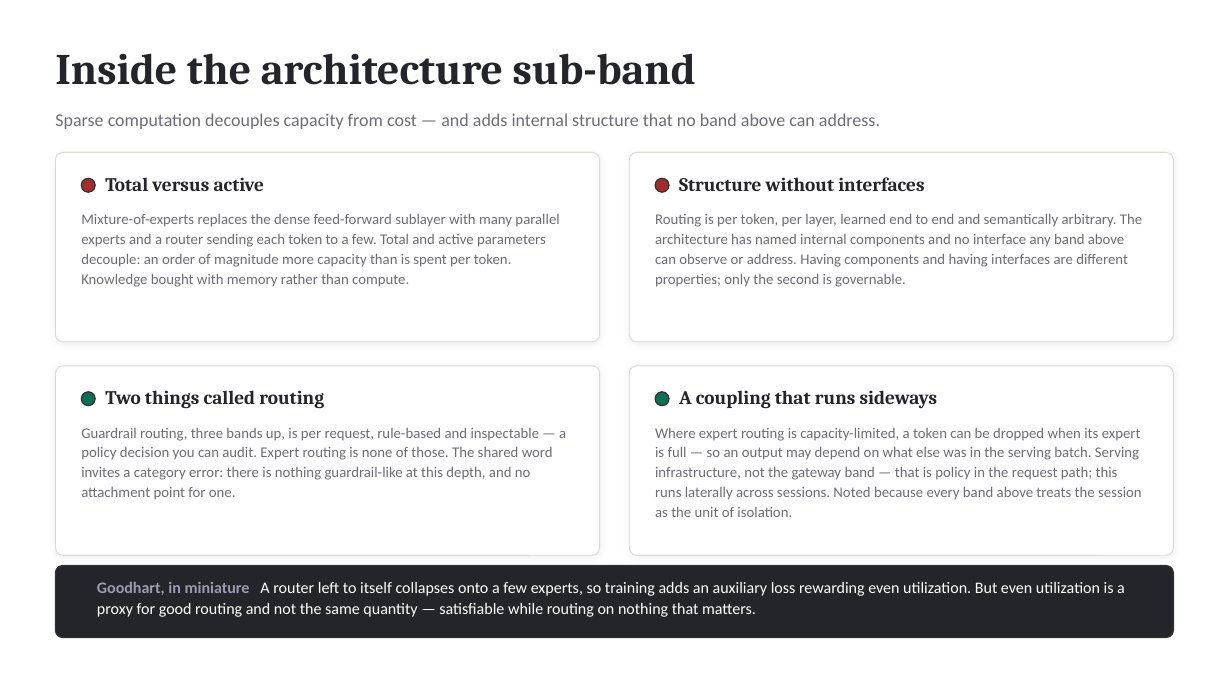
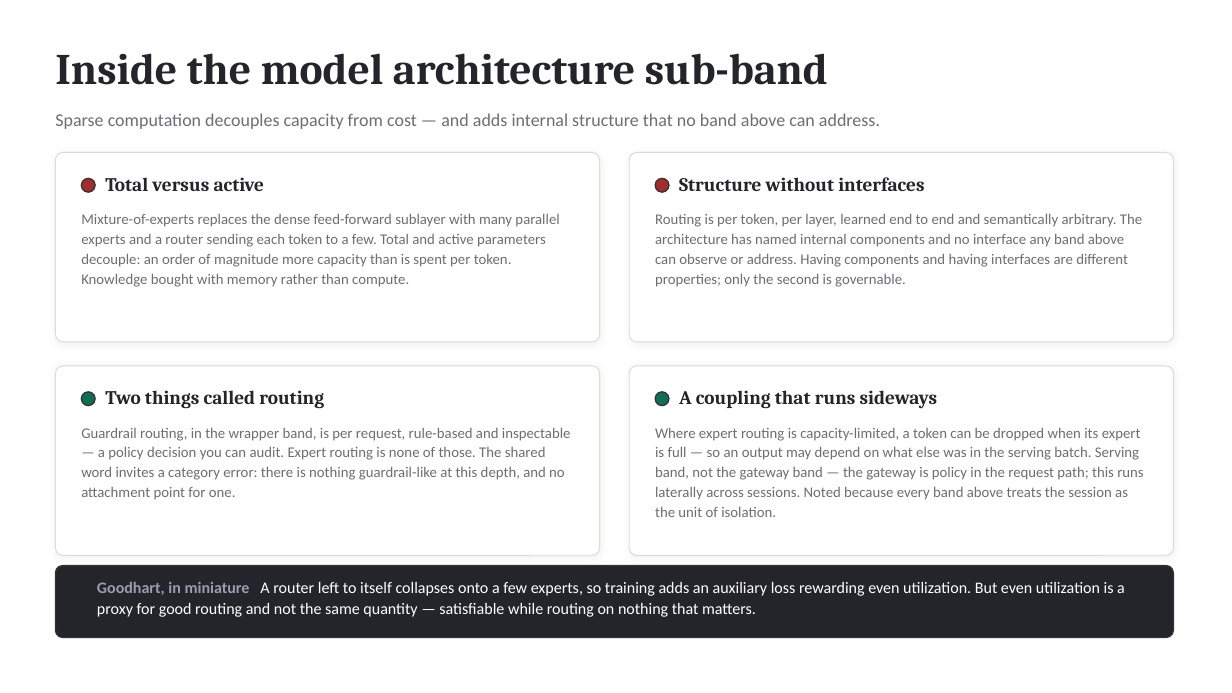
Before and after one commit to djc2002us/where-control-lives, a slide deck: slide 11 of where-control-lives-deck.pptx. Drawn at 1232x693 pixels with LibreOffice and Linux fonts; fonts in the diff are those of the drawing. Boxes give left, top, right and bottom in pixels: in the first picture for what was removed or moved away, otherwise in the second. Text is boxed around its words. In the diff, an @@ line names an element or a change of style, - is before the commit and + after.

```diff
--- a/where-control-lives-deck.pptx
+++ b/where-control-lives-deck.pptx
@@ text at bbox=[55, 53, 828, 85]: text changed @@
-Inside the architecture sub-band
+Inside the model architecture sub-band
@@ text at bbox=[81, 428, 571, 500]: text changed @@
-Guardrail routing, three bands up, is per request, rule-based and inspectable — a policy decision you can audit. Expert routing is none of those. The shared word invites a category error: there is nothing guardrail-like at this depth, and no attachment point for one.
+Guardrail routing, in the wrapper band, is per request, rule-based and inspectable — a policy decision you can audit. Expert routing is none of those. The shared word invites a category error: there is nothing guardrail-like at this depth, and no attachment point for one.
@@ text at bbox=[655, 428, 1143, 517]: text changed @@
-Where expert routing is capacity-limited, a token can be dropped when its expert is full — so an output may depend on what else was in the serving batch. Serving infrastructure, not the gateway band — that is policy in the request path; this runs laterally across sessions. Noted because every band above treats the session as the unit of isolation.
+Where expert routing is capacity-limited, a token can be dropped when its expert is full — so an output may depend on what else was in the serving batch. Serving band, not the gateway band — the gateway is policy in the request path; this runs laterally across sessions. Noted because every band above treats the session as the unit of isolation.
```
Also in this commit, not shown: 37 other slides changed, 1 slide added, 4 other files.
